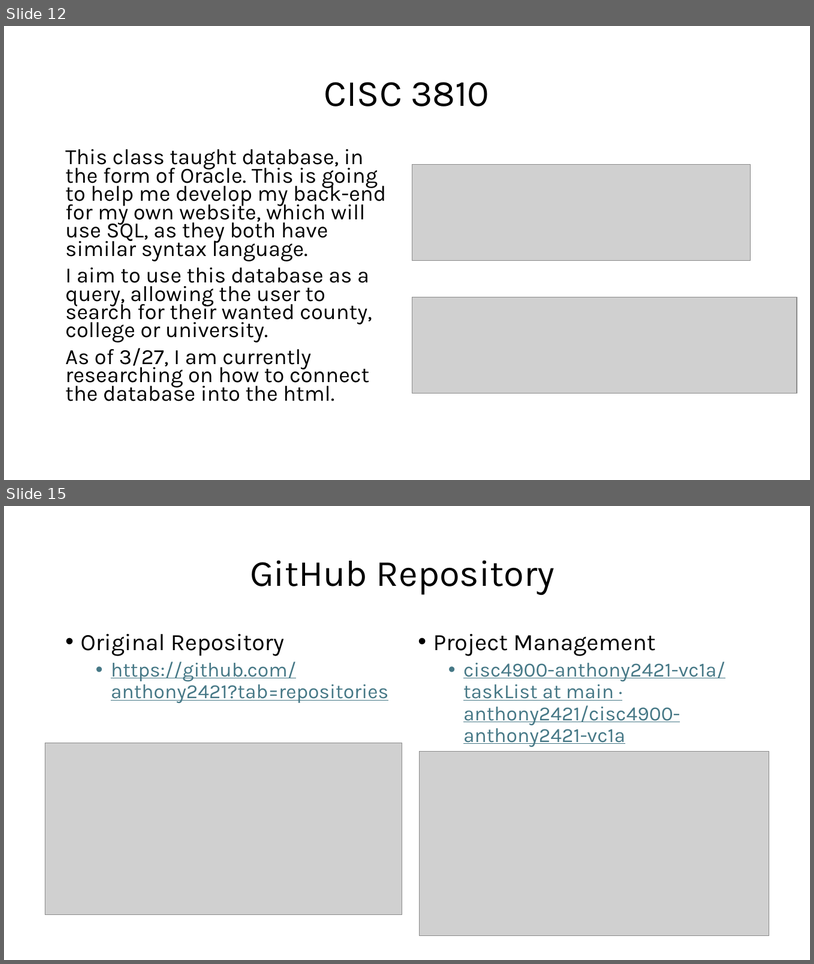
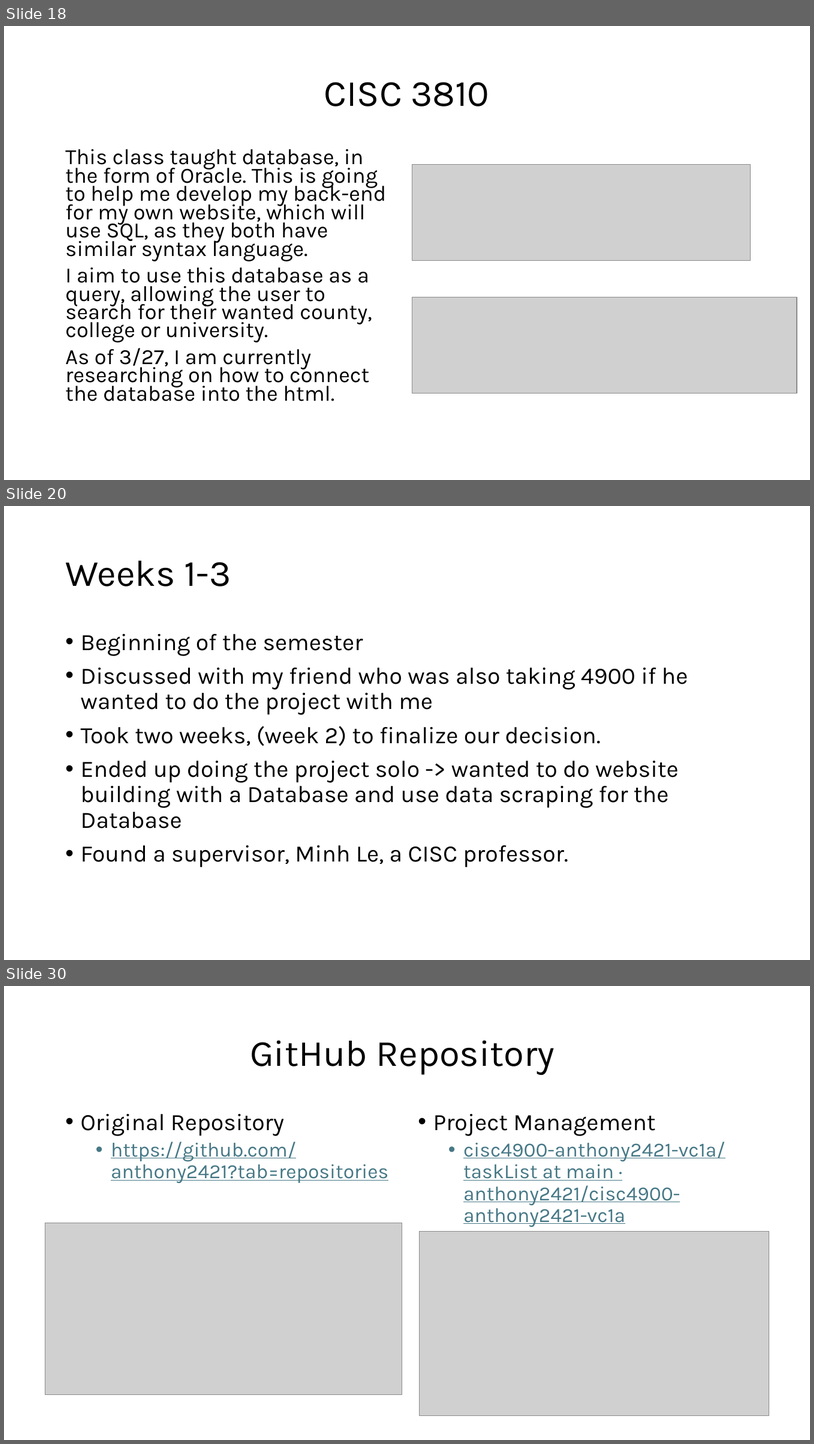
Before and after one commit to anthony2421/cisc4900-anthony2421-vc1a, a slide deck: Progress documentations/CISC 4900 - Diagram.pptx. Shown one above the other, each under a label of ours: slides 12 and 15 before the commit, slides 18, 20 and 30 after it; the slides between them are not shown. The pictures are 814x964 and 814x1444 pixels, drawn with LibreOffice and Linux fonts; fonts in the diff are those of the drawing; grey boxes stand for pictures. Boxes give left, top, right and bottom in pixels: in the first picture for what was removed or moved away, otherwise in the second. Text is boxed around its words. In the diff, an @@ line names an element or a change of style, - is before the commit and + after.

```diff
--- a/Progress documentations/CISC 4900 - Diagram.pptx
+++ b/Progress documentations/CISC 4900 - Diagram.pptx
@@ slide 20 added at <box>4,506,810,960</box>, background #FFFFFF @@
@@ title added at <box>65,561,231,586</box>, 44 pt, text #000000 @@
+Weeks 1-3
@@ text added at <box>81,634,689,867</box>, 28 pt, text #000000 @@
+• Beginning of the semester
+• Discussed with my friend who was also taking 4900 if he wanted to do the project with me
+• Took two weeks, (week 2) to finalize our decision.
+• Ended up doing the project solo -> wanted to do website building with a Database and use data scraping for the Database
+• Found a supervisor, Minh Le, a CISC professor.
@@ what was slide 12 is now slide 18 @@
@@ what was slide 15 is now slide 30 @@
```
Also in this commit, not shown: 8 slides changed, 14 other slides added.
